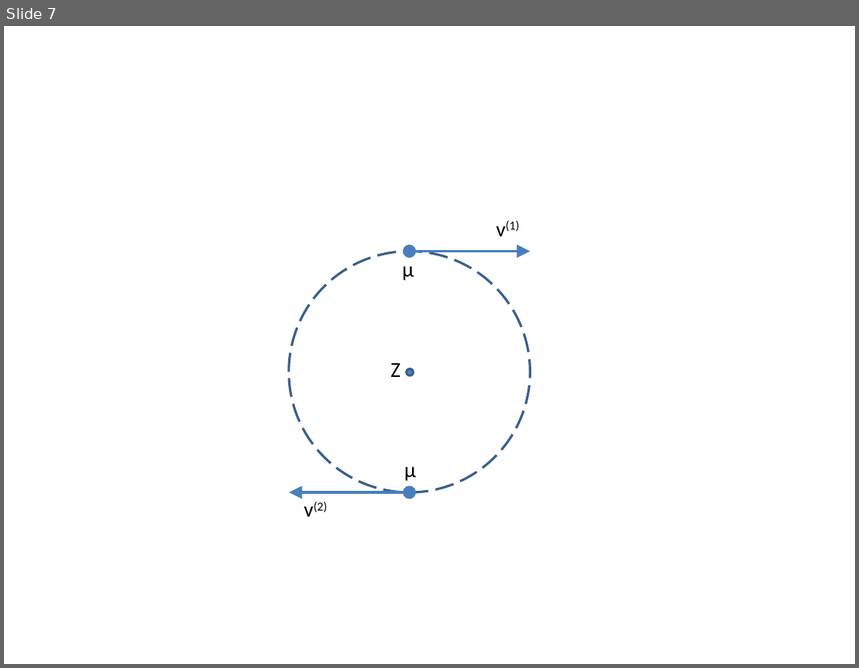
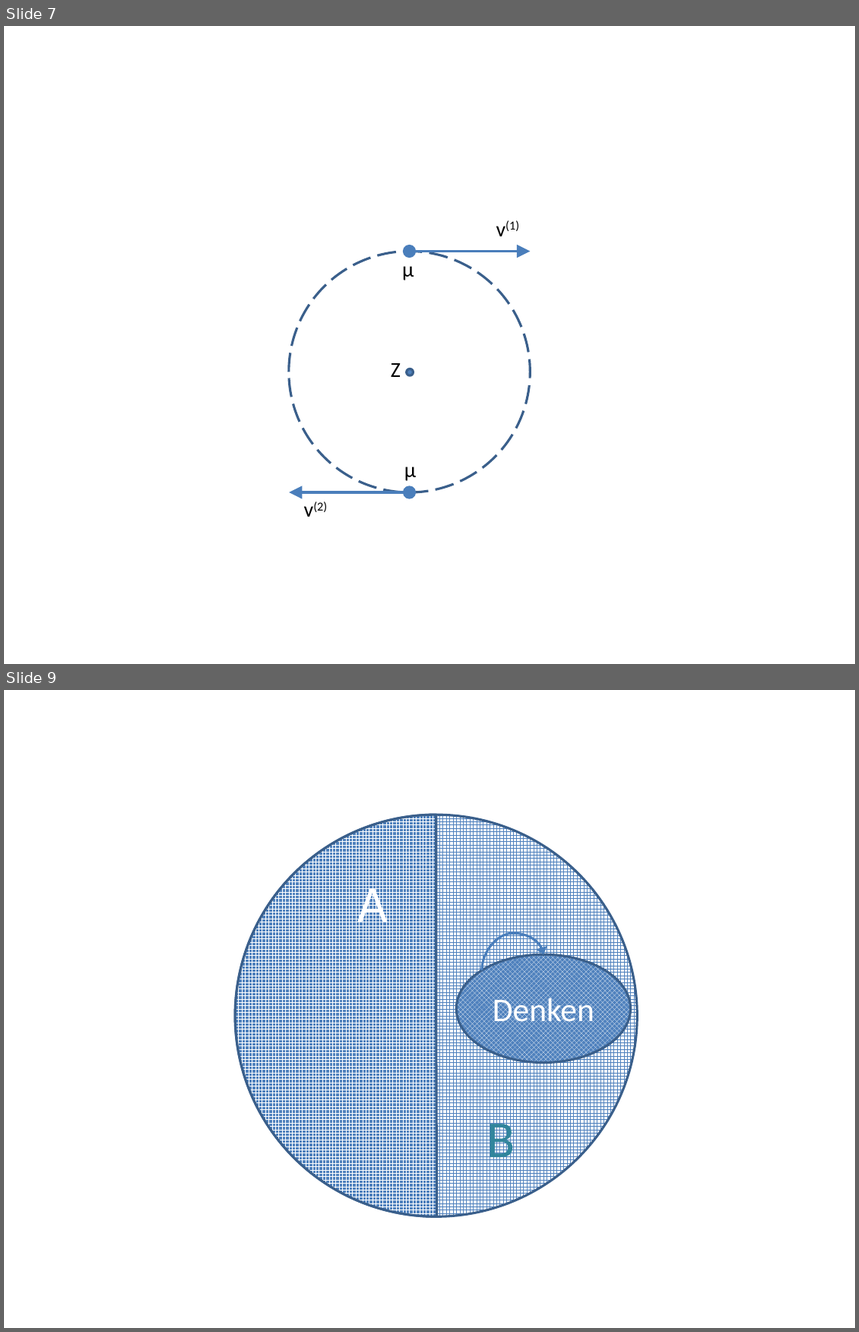
Before and after one commit to HaraldRieder/Physikalismus, a slide deck: Physikalismus.pptx. Shown one above the other, each under a label of ours: slide 7 before the commit, slides 7 and 9 after it; the slides between them are not shown. The pictures are 859x668 and 859x1332 pixels, drawn with LibreOffice and Linux fonts; fonts in the diff are those of the drawing. Boxes give left, top, right and bottom in pixels: in the first picture for what was removed or moved away, otherwise in the second. Text is boxed around its words. In the diff, an @@ line names an element or a change of style, - is before the commit and + after.

```diff
--- a/Physikalismus.pptx
+++ b/Physikalismus.pptx
@@ slide 9 added at (4, 690, 855, 1328), background #FFFFFF @@
@@ ellipse added at (236, 815, 637, 1217), fill pattern #4F81BD on #FFFFFF, outline #3A5F8C 2 pt @@
@@ pie slice (boxed as its full ellipse) added at (236, 815, 637, 1217), fill pattern #FFFFFF on #4F81BD, outline #3A5F8C 2 pt @@
@@ text added at (357, 879, 388, 935), 44 pt, text #FFFFFF @@
+A
@@ curved arrow added from (481, 971) to (544, 954), #4B7EBC 2 pt @@
@@ ellipse added at (456, 954, 630, 1063), fill pattern #FFFFFF on #4F81BD, outline #3A5F8C 2 pt, 28 pt, text #FFFFFF @@
+Denken
@@ text added at (487, 1114, 515, 1170), 44 pt, text #31859C @@
+B
```
Also in this commit, not shown: 1 slide changed.
